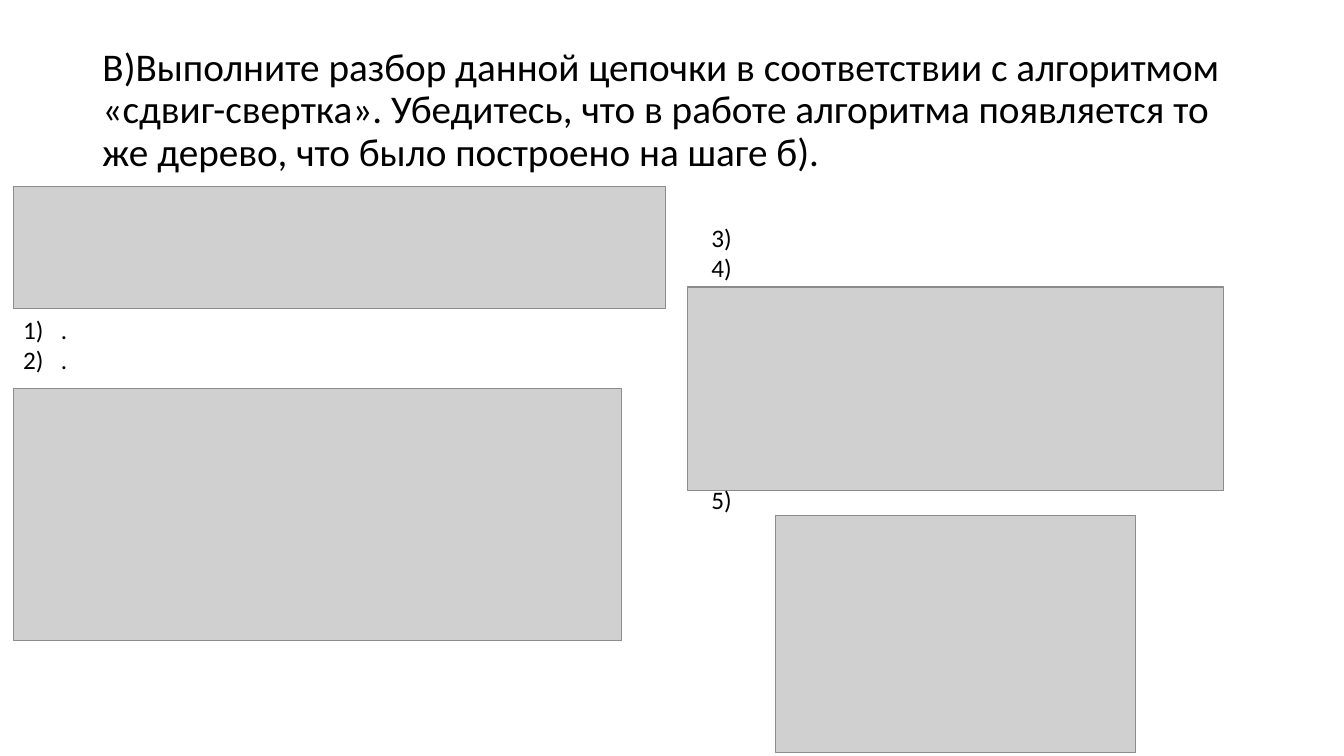
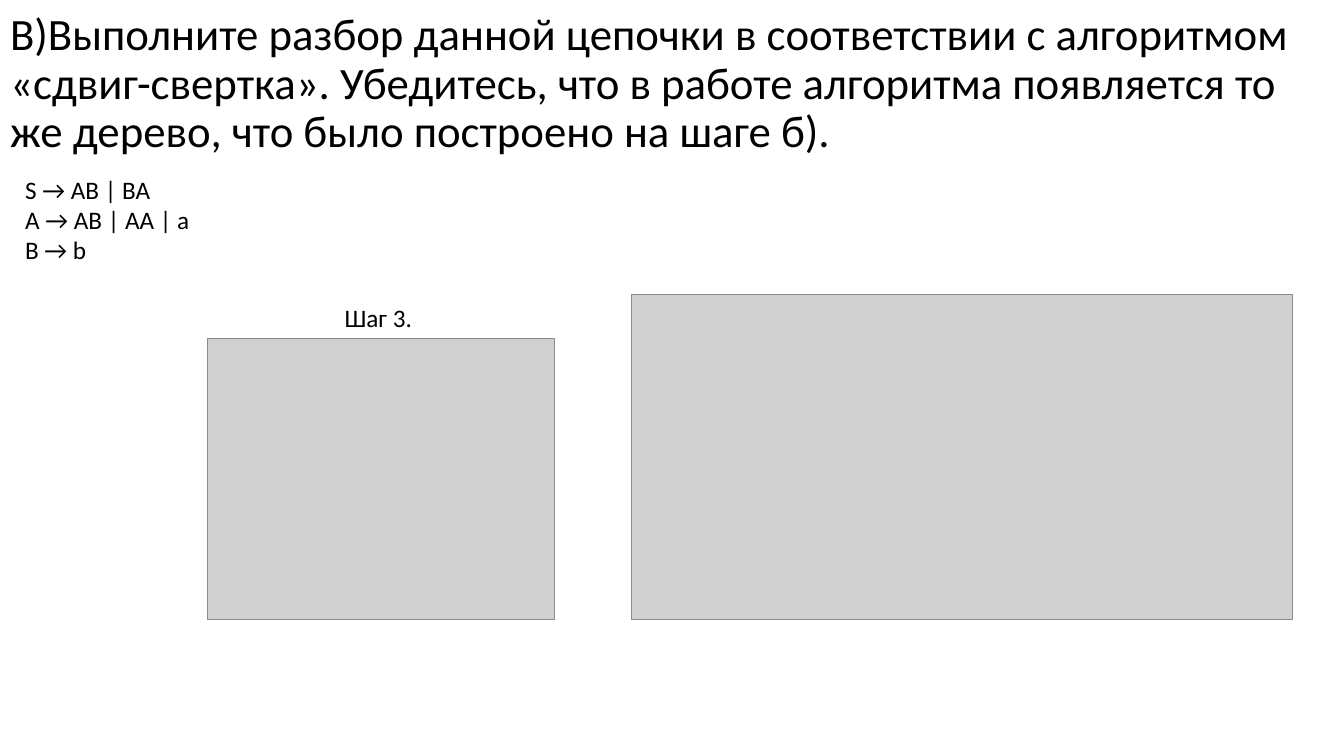
Before and after one commit to goddamnteam/korzun, a slide deck: slide 9 of task7.pptx (slide 7 before the commit). Drawn at 1344x756 pixels with LibreOffice and Linux fonts; fonts in the diff are those of the drawing; grey boxes stand for pictures. Boxes give left, top, right and bottom in pixels: in the first picture for what was removed or moved away, otherwise in the second. Text is boxed around its words. In the diff, an @@ line names an element or a change of style, - is before the commit and + after.

```diff
--- a/task7.pptx
+++ b/task7.pptx
@@ title "В)Выполните разбор данной цепочки в ...": place and size @@
-title "В)Выполните разбор данной цепочки в ..." at (102,52,1219,173)
+title "В)Выполните разбор данной цепочки в ..." at (10,17,1288,155)
@@ title "В)Выполните разбор данной цепочки в ..." at (10,17,1288,155): size 28 to 32 pt @@
@@ picture removed at (13,187,665,310) @@
@@ text added at (25,182,189,259), 18 pt, text #000000 @@
+S → AB | BA
+A → AB | AA | a
+B → b
@@ text removed at (711,228,731,281) @@
-3)
-4)
@@ picture added at (631,294,1293,620) @@
@@ picture removed at (688,287,1224,491) @@
@@ text removed at (13,310,626,381) @@
-1) .
-2) .
@@ text added at (345,310,412,327), 18 pt, text #000000 @@
+Шаг 3.
@@ picture added at (208,339,556,620) @@
@@ picture removed at (13,389,621,641) @@
@@ text removed at (711,488,731,513) @@
-5)
@@ picture removed at (775,515,1135,752) @@
```
Also in this commit, not shown: 6 other slides changed, 11 slides added, 1 slide removed.
